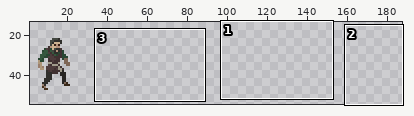
Two versions of one sprite sheet, Assets/Asset packs/42_pixel_art_characters_bundle/villager_package/Sprite/farmer_4/farmer_4_1/stand_1.png. The picture above shows the old version from afar; the outline marks the close-up.
Close-up. Before the edit:
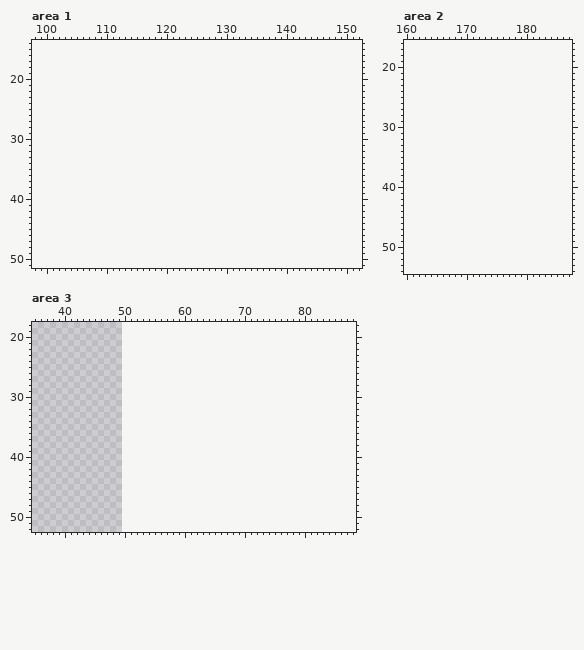
The file is 64x64 pixels. Colours within 5 levels of each other are drawn and written as one. Shown: area 1: x 98..152, y 14..51; area 2: x 160..187, y 16..54; area 3: x 35..88, y 18..52. The old version is drawn lined up with the new one, on the new canvas. The wide view leaves out empty margins.
After:
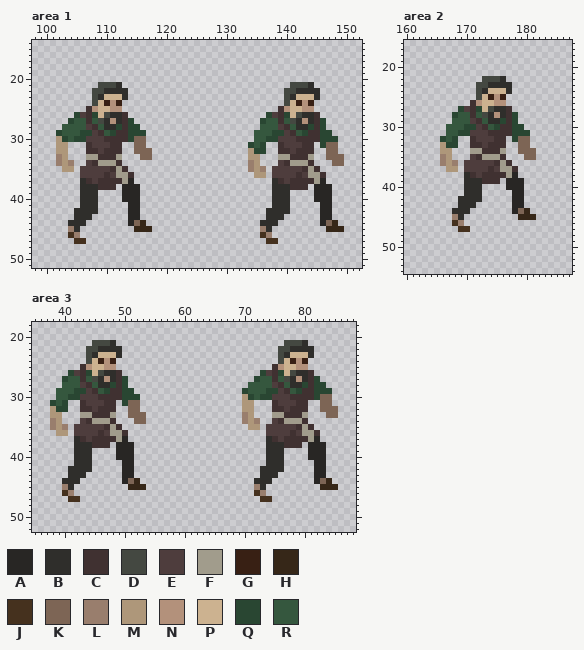
Palette (. is transparent): A #282624  B #2f2e2b  C #403131  D #444841  E #4e3d3d  F #a19c8c  G #382014  H #362718  J #45311e  K #7d6555  L #997e6d  M #ae977a  N #b3917b  P #ccb290  Q #294632  R #35573e
Edits made:
canvas 64x64 -> 256x64, the old top-left corner now at -14,-2 (the part of the old canvas that was cut away was empty and is not shown)
Changed rows in their new state; - is an unchanged pixel.
Area 1:
first column x 102:
21 -------DDDB----------------------------DDDB-----
22 ------DDBBBB--------------------------DDBBBB----
23 ------DBPPPB--------------------------DBPPPB----
24 ------DPGNG---------------------------DPGNG-----
25 -----CNPPNN--------------------------CNPPNN-----
26 ---QECQPDBBC-----------------------QECQPDBBC----
27 --QRRCRDBNBCQ---------------------QRRCRDBNBCQ---
28 -RRRRECRBBQCQQ--------------------RRRECRBBQCQ---
29 QRRRQQECRQCCQQQ------------------RRRQQECRQCCQQ--
30 MQRQQEEECCCCQKK------------------RRQQEEECCCCQQQ-
31 MM---CEEECC--KK-----------------QRQ--CEEECC-QKK-
32 MM---CCECCC--KKK----------------MQQ--CCECCC--KK-
33 LM---FFCCCF---KK----------------MM---FFCCCF--KKK
34 LML--ECFFFC---------------------LM---ECFFFC---KK
35 -MM-EEEEECFC--------------------LML-EEEEECFC----
36 ----EEEECEFFC--------------------MM-EEEECEFFC---
37 ----BCECCCCFA-----------------------BCECCCCFA---
38 ----BBBCCC-AAA----------------------BBBCCC-AAA--
39 ----BBB----AAA----------------------BBB----AAA--
40 ----BBB----AAA----------------------BBB----AAA--
41 ----BBB-----AA----------------------BBB-----AA--
42 ---BBBB-----AA---------------------BBBB-----AA--
43 ---BBB------AA---------------------BBB------AA--
44 --BBB-------AKH-------------------BBB-------AKH-
45 --LB---------HHH------------------LB---------HHH
46 --JL------------------------------JL------------
47 ---JJ------------------------------JJ-----------
Area 2:
first column x 166:
22 -------DDDB-----
23 ------DDBBBB----
24 ------DBPPPB----
25 ------DPGNG-----
26 -----CNPPNN-----
27 ---QECQPDBBC----
28 --QRRCRDBNBCQ---
29 --RRRECRBBQCQ---
30 -RRRQQECRQCCQQ--
31 -RRQQEEECCCCQQQ-
32 QRQ--CEEECC-QKK-
33 MQQ--CCECCC--KK-
34 MM---FFCCCF--KKK
35 LM---ECFFFC---KK
36 LML-EEEEECFC----
37 -MM-EEEECEFFC---
38 ----BCECCCCFA---
39 ----BBBCCC-AAA--
40 ----BBB----AAA--
41 ----BBB-----AA--
42 ---BBBB-----AA--
43 ---BBB------AA--
44 --BBB-------AKH-
45 --LB---------HHH
46 --JL------------
47 ---JJ-----------
Area 3:
first column x 38:
21 -------DDDB----------------------------DDDB-----
22 ------DDBBBB--------------------------DDBBBB----
23 ------DBPPPB--------------------------DBPPPB----
24 ------DPGNG---------------------------DPGNG-----
25 -----CNPPNN--------------------------CNPPNN-----
26 ---QECQPDBBC-----------------------QECQPDBBC----
27 --QRRCRDBNBCQ---------------------QRRCRDBNBCQ---
28 --RRRECRBBQCQ--------------------RRRRECRBBQCQQ--
29 -RRRQQECRQCCQQ------------------QRRRQQECRQCCQQQ-
30 -RRQQEEECCCCQQQ-----------------MQRQQEEECCCCQKK-
31 QRQ--CEEECC-QKK-----------------MM---CEEECC--KK-
32 MQQ--CCECCC--KK-----------------MM---CCECCC--KKK
33 MM---FFCCCF--KKK----------------LM---FFCCCF---KK
34 LM---ECFFFC---KK----------------LML--ECFFFC-----
35 LML-EEEEECFC---------------------MM-EEEEECFC----
36 -MM-EEEECEFFC-----------------------EEEECEFFC---
37 ----BCECCCCFA-----------------------BCECCCCFA---
38 ----BBBCCC-AAA----------------------BBBCCC-AAA--
39 ----BBB----AAA----------------------BBB----AAA--
40 ----BBB----AAA----------------------BBB----AAA--
41 ----BBB-----AA----------------------BBB-----AA--
42 ---BBBB-----AA---------------------BBBB-----AA--
43 ---BBB------AA---------------------BBB------AA--
44 --BBB-------AKH-------------------BBB-------AKH-
45 --LB---------HHH------------------LB---------HHH
46 --JL------------------------------JL------------
47 ---JJ------------------------------JJ-----------
Pixel boxes of the changes (left, top, right, bottom) in both close-ups:
added: (56, 82, 152, 244)
added: (248, 82, 344, 244)
added: (440, 76, 536, 232)
added: (50, 340, 146, 502)
added: (242, 340, 338, 502)
